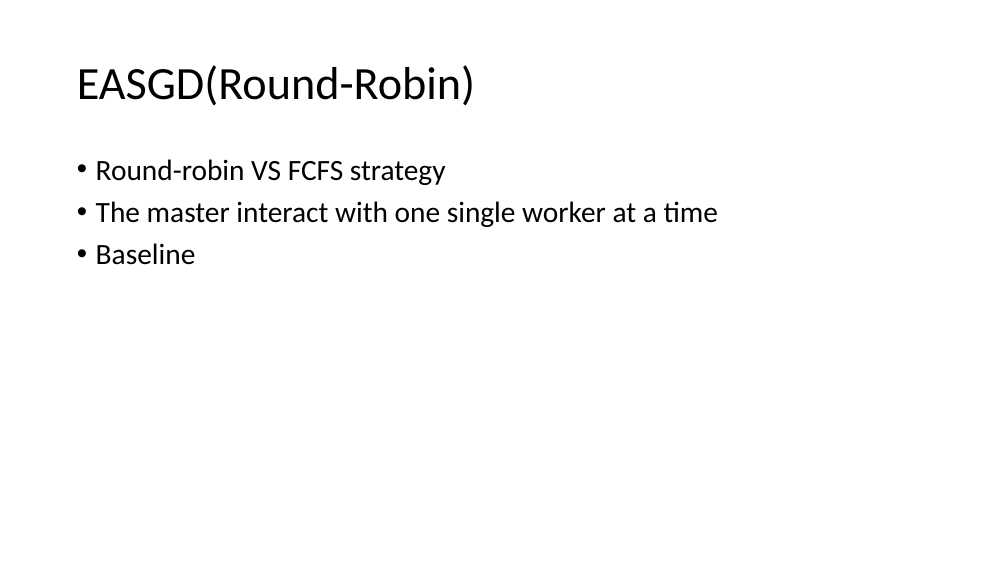
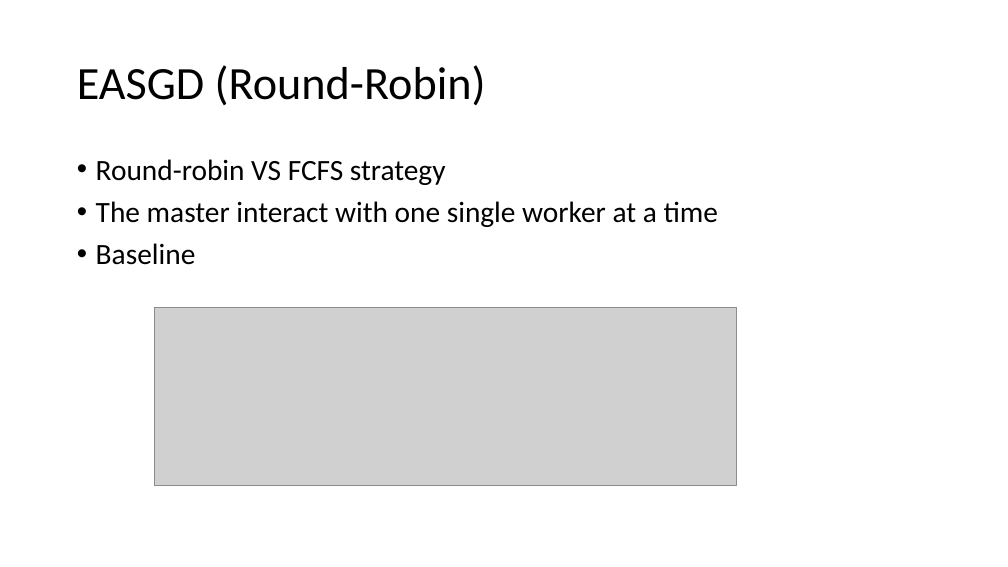
Before and after one commit to douxiaotian/archipapers, a slide deck: slide 11 of sdl on gpu.pptx. Drawn at 1008x567 pixels with LibreOffice and Linux fonts; fonts in the diff are those of the drawing; grey boxes stand for pictures. Boxes give left, top, right and bottom in pixels: in the first picture for what was removed or moved away, otherwise in the second. Text is boxed around its words. In the diff, an @@ line names an element or a change of style, - is before the commit and + after.

```diff
--- a/sdl on gpu.pptx
+++ b/sdl on gpu.pptx
@@ title at <box>77,65,486,105</box>: spaces changed @@
-EASGD(Round-Robin)
+EASGD (Round-Robin)
@@ picture added at <box>154,308,736,486</box> @@
```
Also in this commit, not shown: 1 other slide changed, 8 slides added, 2 slides removed.
